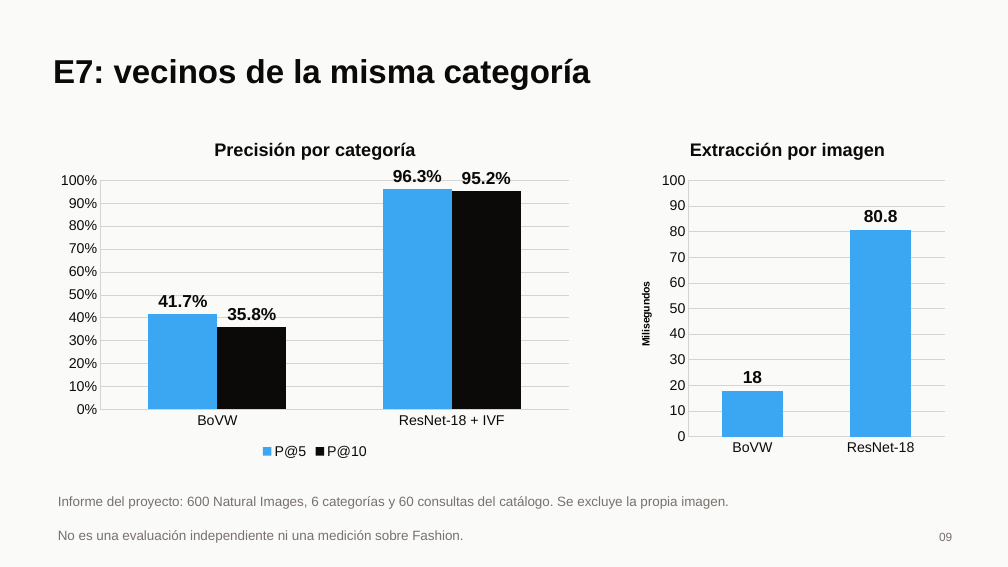
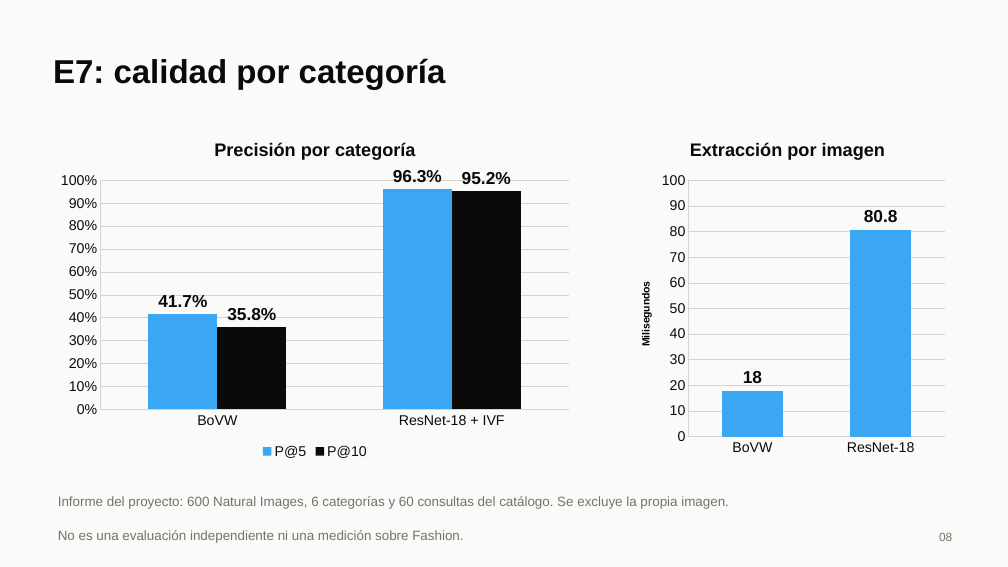
Before and after one commit to brandoLC/proyecto_BD2, a slide deck: slide 8 of presentacion/Presentacion_MiniDB.pptx (slide 9 before the commit). Drawn at 1008x567 pixels with LibreOffice and Linux fonts; fonts in the diff are those of the drawing. Boxes give left, top, right and bottom in pixels: in the first picture for what was removed or moved away, otherwise in the second. Text is boxed around its words. In the diff, an @@ line names an element or a change of style, - is before the commit and + after.

```diff
--- a/presentacion/Presentacion_MiniDB.pptx
+++ b/presentacion/Presentacion_MiniDB.pptx
@@ text at (53, 58, 446, 90): text changed @@
-E7: vecinos de la misma categoría
+E7: calidad por categoría
```
Also in this commit, not shown: 5 other slides changed, 6 slides added, 6 slides removed.
